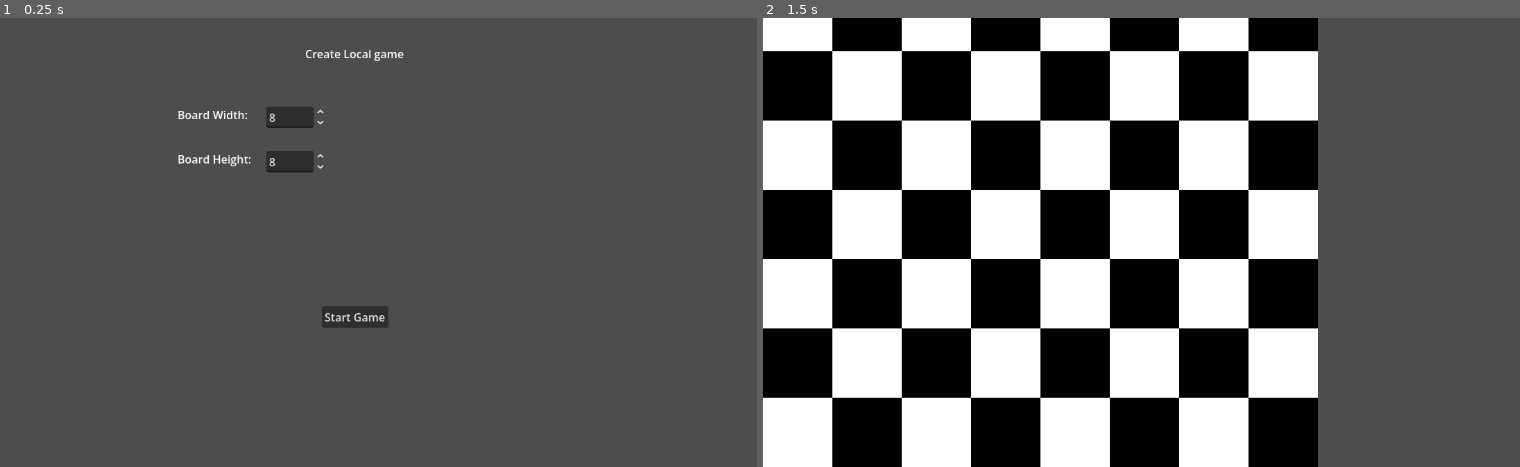
Above: before the commit, frames 1-2 (left to right).
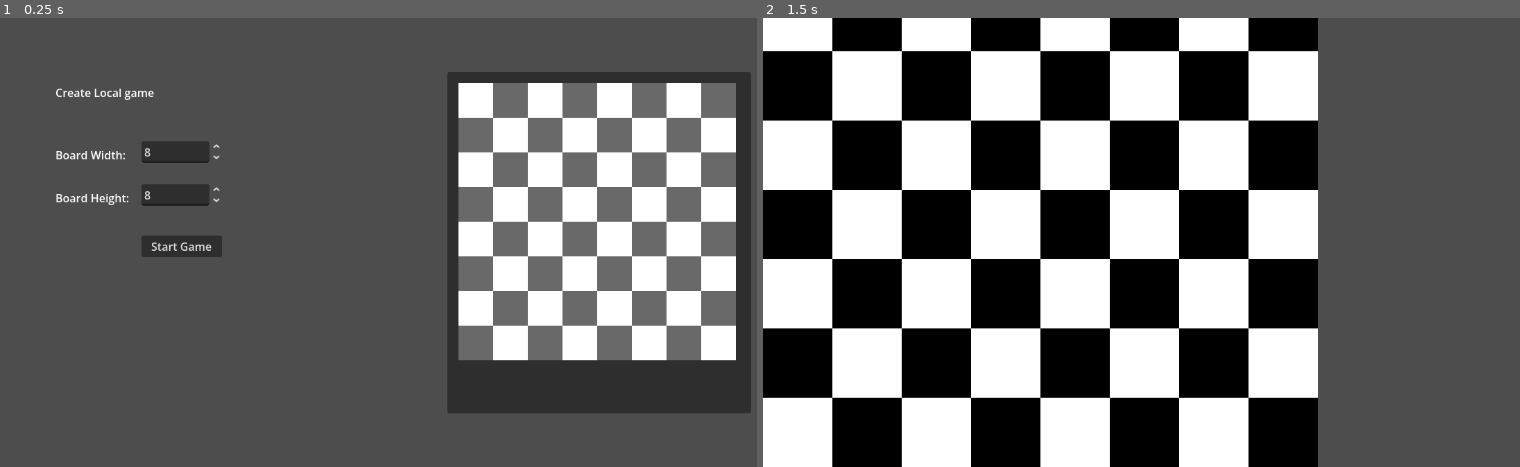
Above: after the commit, the same moments.

Repository: LeoHolman/chesslike
Game: Godot game, scene res://Scenes/LocalGameMenu.tscn
Same seed, same stepped clock (60 frames per second), same inputs: the game is played once before the commit and once after it.
Inputs:
- Up to frame 1 (0.25 s): no input
- Up to frame 2 (1.5 s): click "Start Game" at 0.5 s; tap Enter at 1.25 s

The runs differ from the first frame. In frame 1, 33% of the frame differs, in the area x 7-100%, y 7-88%; in frame 2, nothing differs.

Commit message:
feat: add board preview

Diff:
--- a/Scenes/LocalGameMenu.tscn
+++ b/Scenes/LocalGameMenu.tscn
@@ -11,20 +11,42 @@
 grow_vertical = 2
 script = ExtResource("1_2iipm")
 
+[node name="PreviewArea" type="Panel" parent="." unique_id=1969587985]
+layout_mode = 1
+anchors_preset = 11
+anchor_left = 0.56
+anchor_top = 0.12
+anchor_right = 0.94
+anchor_bottom = 0.88
+grow_horizontal = 2
+grow_vertical = 2
+
+[node name="BoardPreview" type="Control" parent="PreviewArea" unique_id=762790320]
+layout_mode = 1
+anchors_preset = 15
+anchor_right = 1.0
+anchor_bottom = 1.0
+offset_left = 16.0
+offset_top = 16.0
+offset_right = -16.0
+offset_bottom = -16.0
+grow_horizontal = 2
+grow_vertical = 2
+
 [node name="BoardWidth" type="Label" parent="." unique_id=328760141]
 layout_mode = 0
-offset_left = 256.0
-offset_top = 128.0
-offset_right = 296.0
-offset_bottom = 151.0
+offset_left = 80.0
+offset_top = 186.0
+offset_right = 190.0
+offset_bottom = 209.0
 text = "Board Width:"
 
 [node name="WidthSpinBox" type="SpinBox" parent="." unique_id=375682489]
 layout_mode = 0
-offset_left = 384.0
-offset_top = 128.0
-offset_right = 470.5
-offset_bottom = 159.0
+offset_left = 204.0
+offset_top = 178.0
+offset_right = 320.0
+offset_bottom = 209.0
 min_value = 3.0
 max_value = 15.0
 value = 8.0
@@ -32,18 +54,18 @@
 
 [node name="BoardHeight" type="Label" parent="." unique_id=1042435751]
 layout_mode = 0
-offset_left = 256.0
-offset_top = 192.0
-offset_right = 358.0
-offset_bottom = 215.0
+offset_left = 80.0
+offset_top = 248.0
+offset_right = 190.0
+offset_bottom = 271.0
 text = "Board Height:"
 
 [node name="HeightSpinBox" type="SpinBox" parent="." unique_id=1253021372]
 layout_mode = 0
-offset_left = 384.0
-offset_top = 192.0
-offset_right = 470.5
-offset_bottom = 223.0
+offset_left = 204.0
+offset_top = 240.0
+offset_right = 320.0
+offset_bottom = 271.0
 min_value = 3.0
 max_value = 15.0
 value = 8.0
@@ -51,18 +73,18 @@
 
 [node name="LocalGameTitle" type="Label" parent="." unique_id=1654476851]
 layout_mode = 0
-offset_left = 440.0
-offset_top = 40.0
-offset_right = 583.0
-offset_bottom = 63.0
+offset_left = 80.0
+offset_top = 96.0
+offset_right = 220.0
+offset_bottom = 119.0
 text = "Create Local game"
 
 [node name="StartGameButton" type="Button" parent="." unique_id=40242828]
 layout_mode = 0
-offset_left = 464.0
-offset_top = 416.0
-offset_right = 560.0
-offset_bottom = 447.0
+offset_left = 204.0
+offset_top = 314.0
+offset_right = 320.0
+offset_bottom = 345.0
 text = "Start Game
 "
 
--- a/Scripts/local_game_menu.gd
+++ b/Scripts/local_game_menu.gd
@@ -1,6 +1,40 @@
 extends Control
 
+@onready var width_spin_box: SpinBox = $WidthSpinBox
+@onready var height_spin_box: SpinBox = $HeightSpinBox
+@onready var board_preview: Control = $PreviewArea/BoardPreview
 
+func _ready() -> void:
+	width_spin_box.value_changed.connect(_refresh_preview)
+	height_spin_box.value_changed.connect(_refresh_preview)
+	_refresh_preview(0.0)
+
+func _refresh_preview(_value: float = 0.0) -> void:
+	for child in board_preview.get_children():
+		child.queue_free()
+
+	var width = int(width_spin_box.value)
+	var height = int(height_spin_box.value)
+
+	var tile_size = min(
+		int(board_preview.size.x / max(width, 1)),
+		int(board_preview.size.y / max(height, 1))
+	)
+	if tile_size < 1:
+		tile_size = 1
+
+	var is_white = true
+	for y in range(height):
+		for x in range(width):
+			var tile = ColorRect.new()
+			tile.size = Vector2(tile_size, tile_size)
+			tile.position = Vector2(x * tile_size, y * tile_size)
+			tile.color = Color.WHITE if is_white else Color.DIM_GRAY
+			board_preview.add_child(tile)
+			is_white = !is_white
+
+		if width % 2 == 0:
+			is_white = !is_white
 
 func _on_start_game_button_pressed() -> void:
 	var height = $HeightSpinBox.value
